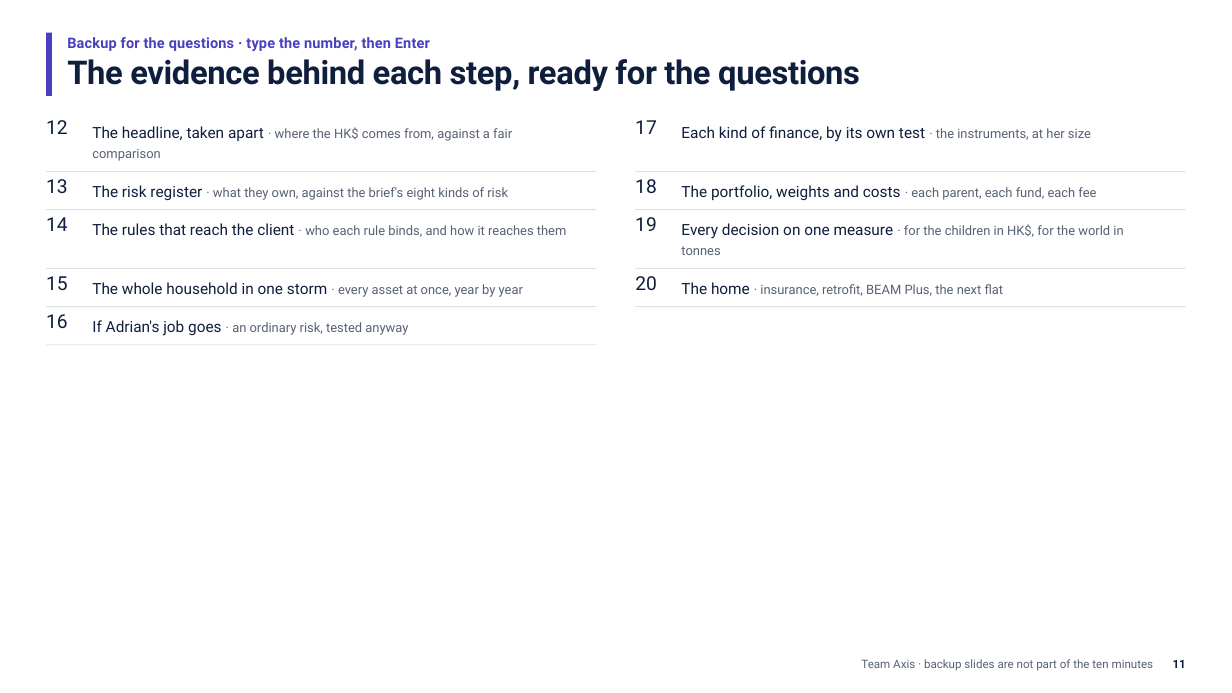
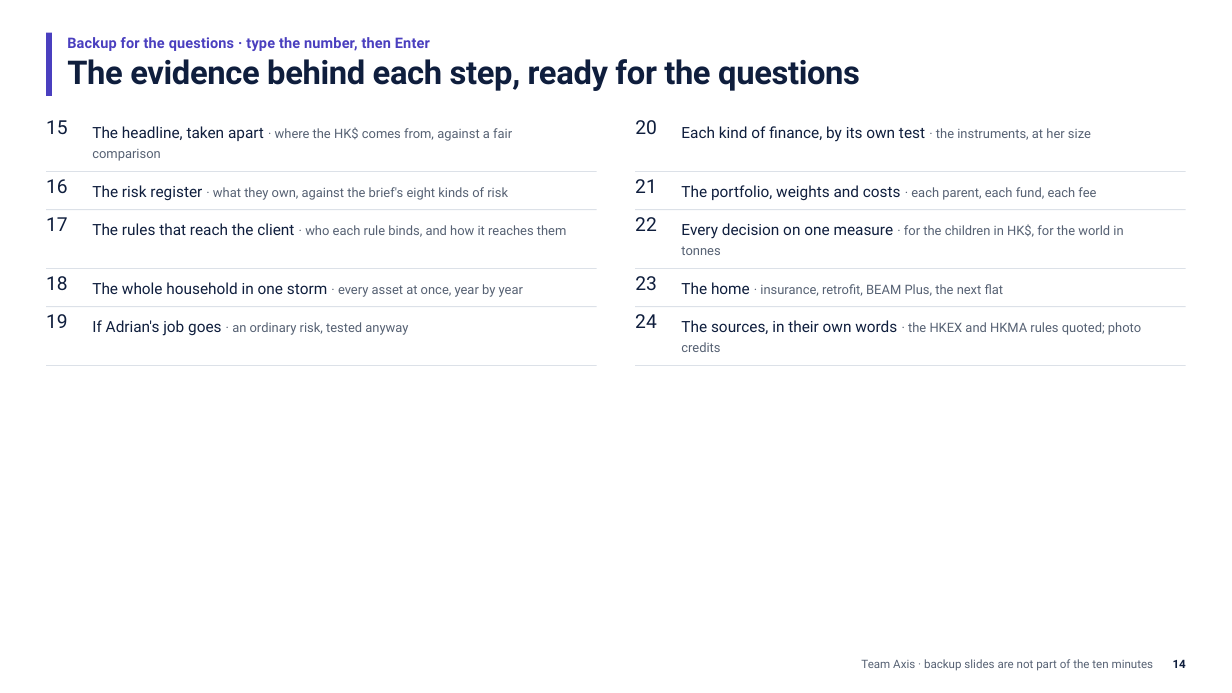
Before and after one commit to Peeradonn/finplan, a slide deck: slide 14 of Final/deck/Axis.pptx (slide 11 before the commit). Drawn at 1232x693 pixels with LibreOffice and Linux fonts; fonts in the diff are those of the drawing. Boxes give left, top, right and bottom in pixels: in the first picture for what was removed or moved away, otherwise in the second. Text is boxed around its words. In the diff, an @@ line names an element or a change of style, - is before the commit and + after.

```diff
--- a/Final/deck/Axis.pptx
+++ b/Final/deck/Axis.pptx
@@ text at bbox=[46, 120, 68, 134]: text changed @@
-12
+15
@@ text at bbox=[635, 120, 657, 134]: text changed @@
-17
+20
@@ text at bbox=[46, 179, 68, 193]: text changed @@
-13
+16
@@ text at bbox=[635, 179, 657, 193]: text changed @@
-18
+21
@@ text at bbox=[46, 217, 68, 231]: text changed @@
-14
+17
@@ text at bbox=[635, 217, 657, 231]: text changed @@
-19
+22
@@ text at bbox=[46, 276, 68, 290]: text changed @@
-15
+18
@@ text at bbox=[635, 276, 657, 290]: text changed @@
-20
+23
@@ text at bbox=[46, 314, 68, 328]: text changed @@
-16
+19
@@ text added at bbox=[635, 314, 657, 328], 15 pt, text #0F1E3D @@
+24
@@ text added at bbox=[681, 320, 1141, 352], 10.1 pt, text #566173 @@
+The sources, in their own words · the HKEX and HKMA rules quoted; photo
+credits
@@ rectangle: place and size @@
-rectangle at bbox=[46, 345, 597, 346]
+rectangle at bbox=[46, 365, 597, 366]
@@ rectangle added at bbox=[636, 365, 1187, 366], fill #DCE1E8 @@
@@ text added at bbox=[1173, 659, 1186, 668], 9 pt, text #0F1E3D, bold @@
+14
@@ text removed at bbox=[1173, 660, 1186, 668] @@
-11
```
Also in this commit, not shown: 17 other slides changed, 6 slides added, 2 slides removed, 5 other files.
